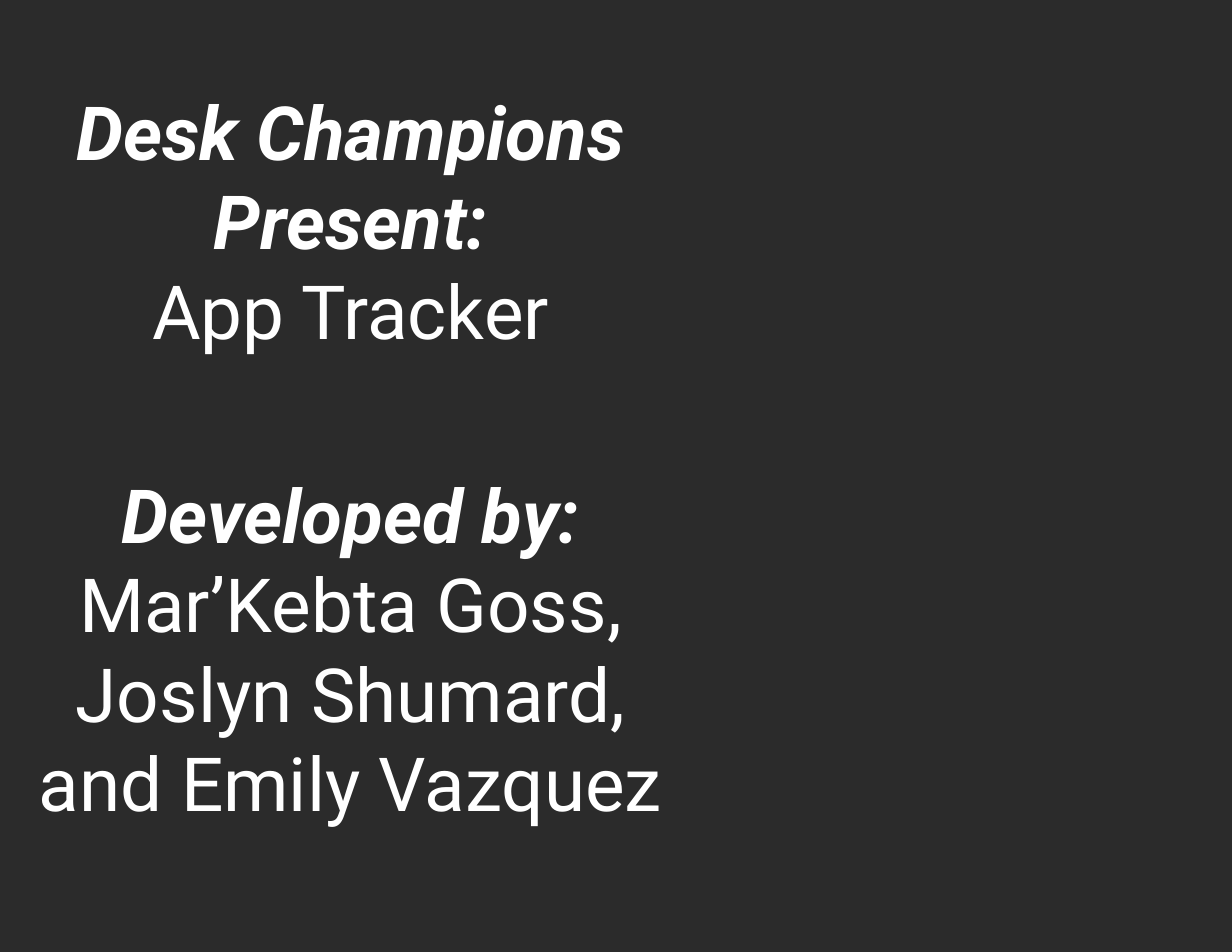
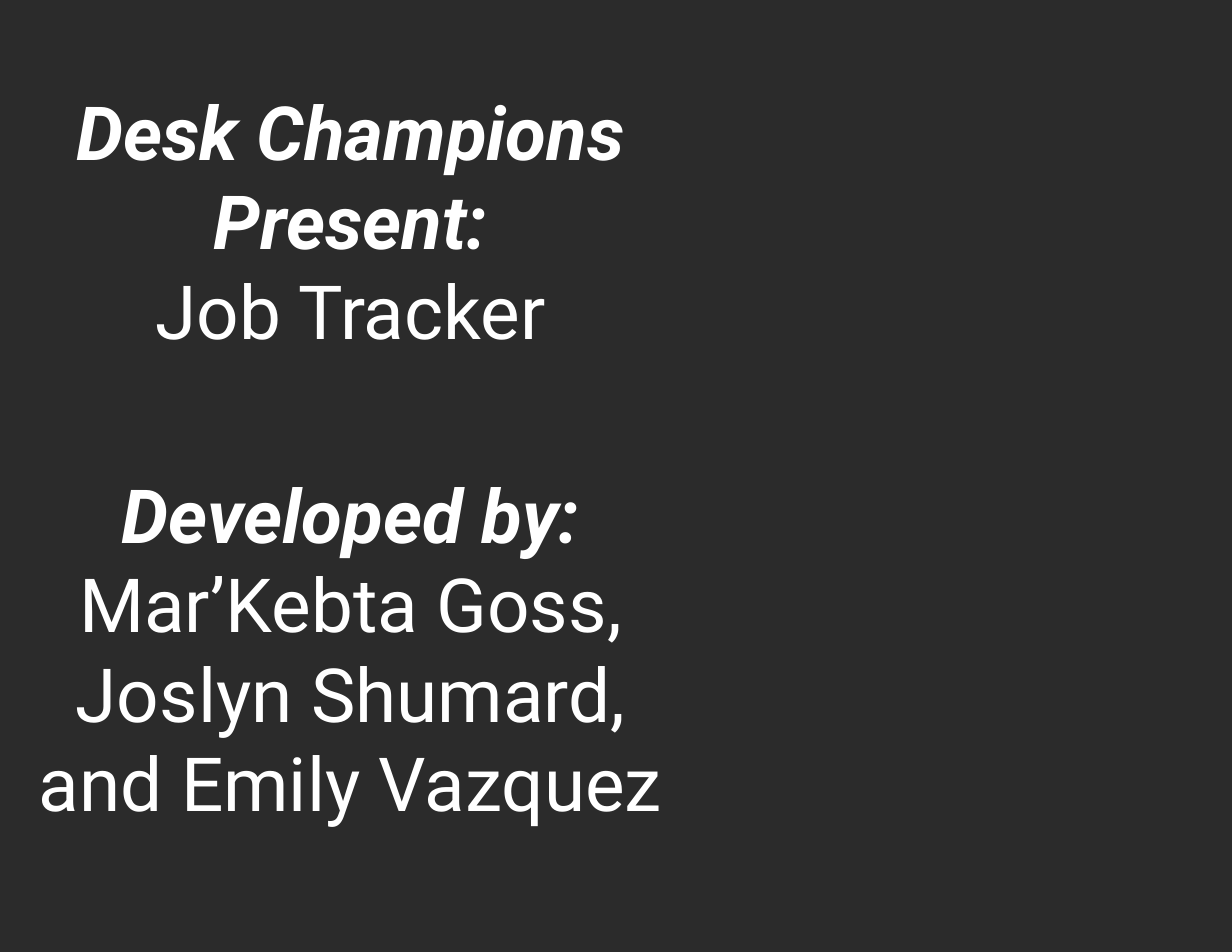
Before and after one commit to partnershipPrograms-instructorMelissa/jan23cohort, a slide deck: slide 9 of Graduation/2023 Graduation.pptx. Drawn at 1232x952 pixels with LibreOffice and Linux fonts; fonts in the diff are those of the drawing; background and template pictures are left out; a plain dark background stands for a picture behind light text. Boxes give left, top, right and bottom in pixels: in the first picture for what was removed or moved away, otherwise in the second. Text is boxed around its words. In the diff, an @@ line names an element or a change of style, - is before the commit and + after.

```diff
--- a/Graduation/2023 Graduation.pptx
+++ b/Graduation/2023 Graduation.pptx
@@ title at [156, 283, 545, 340]: text changed @@
-App Tracker
+Job Tracker
```
Also in this commit, not shown: 4 other slides changed.
